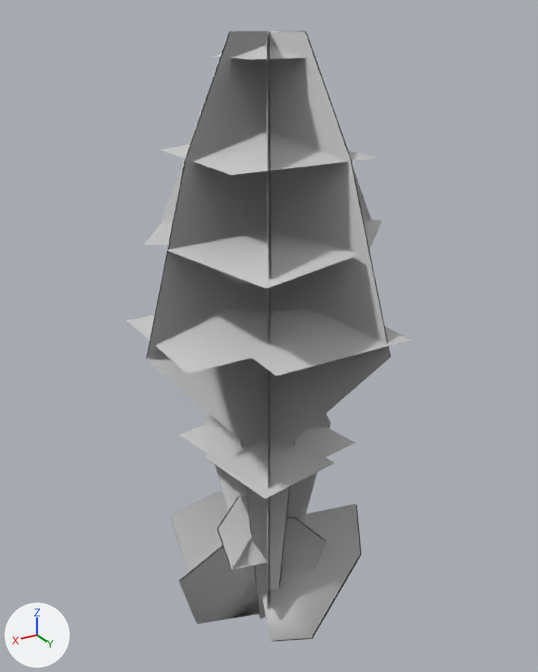
Two versions of the FBX model Addons/RealGrass/Assets/Resources/Mesh_FlowersCommonYellow.fbx, one commit apart.
Before and after are seen from a 50 mm lens placed at (0.635, 1.055, 1.163), pointed at (-0.017, -0.033, 0.619). The lights are fixed; the arrows at lower left show +X, +Y and +Z. Where no turn or scale is listed for an object, it has been applied to the vertices.

Objects in the first picture: 'LP_Plant03'.
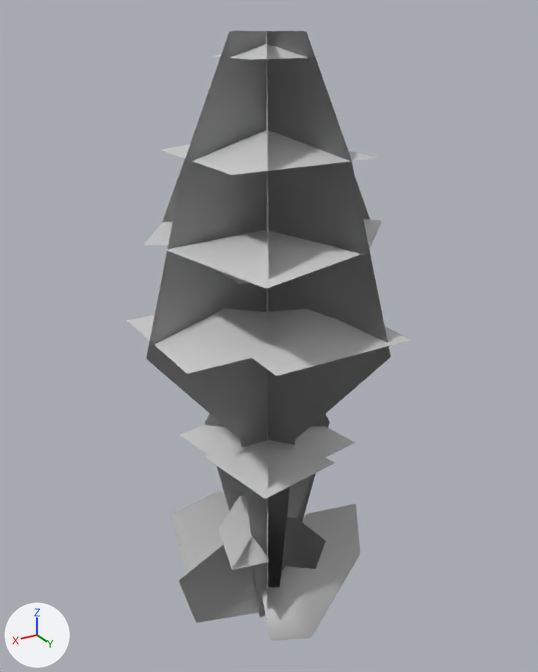
What differs and where, as boxes [x1, y1, x2, y2] in the pictures (538 x 672 px):
```json
{"object": "LP_Plant03", "change": "reshaped", "before": [127, 31, 411, 642], "after": [127, 31, 411, 641]}
{"part": 1, "of": "me_untitled_001", "change": "deleted", "before": [147, 31, 390, 642]}
```

Scene script edits in JSON lines:
```json
{"block": "me_untitled_001", "where": "# used by ob_lp_plant03; location = (0.0, 0.0, 0.0)"}
{"op": "remove", "block": "me_untitled_001", "code": "me_untitled_001.from_pydata(...)  # 192 vertices, 138 faces; spans x -0.246..0.236, y -0.239..0.212, z -0.01..1.141"}
{"op": "add", "block": "me_untitled_001", "code": "me_untitled_001.from_pydata(...)  # 126 vertices, 93 faces; spans x -0.246..0.236, y -0.239..0.212, z -0.01..1.141"}
{"block": "me_untitled_001", "change": "me_untitled_001 part 1: 9 loose pieces with 66 vertices, spanning x -0.216..0.236, y -0.199..0.201, z -0.01..1.141, are deleted"}
```
